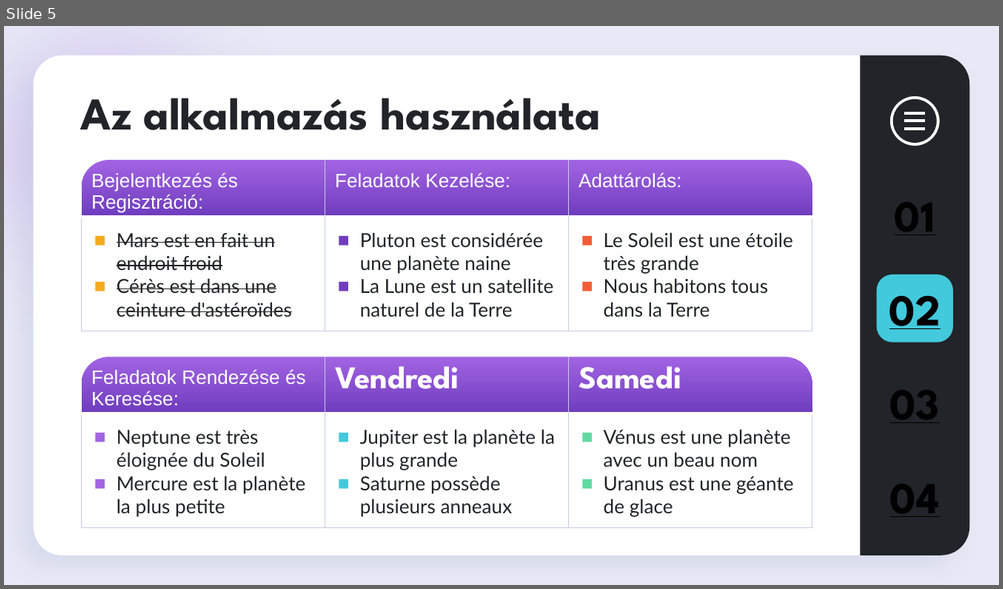
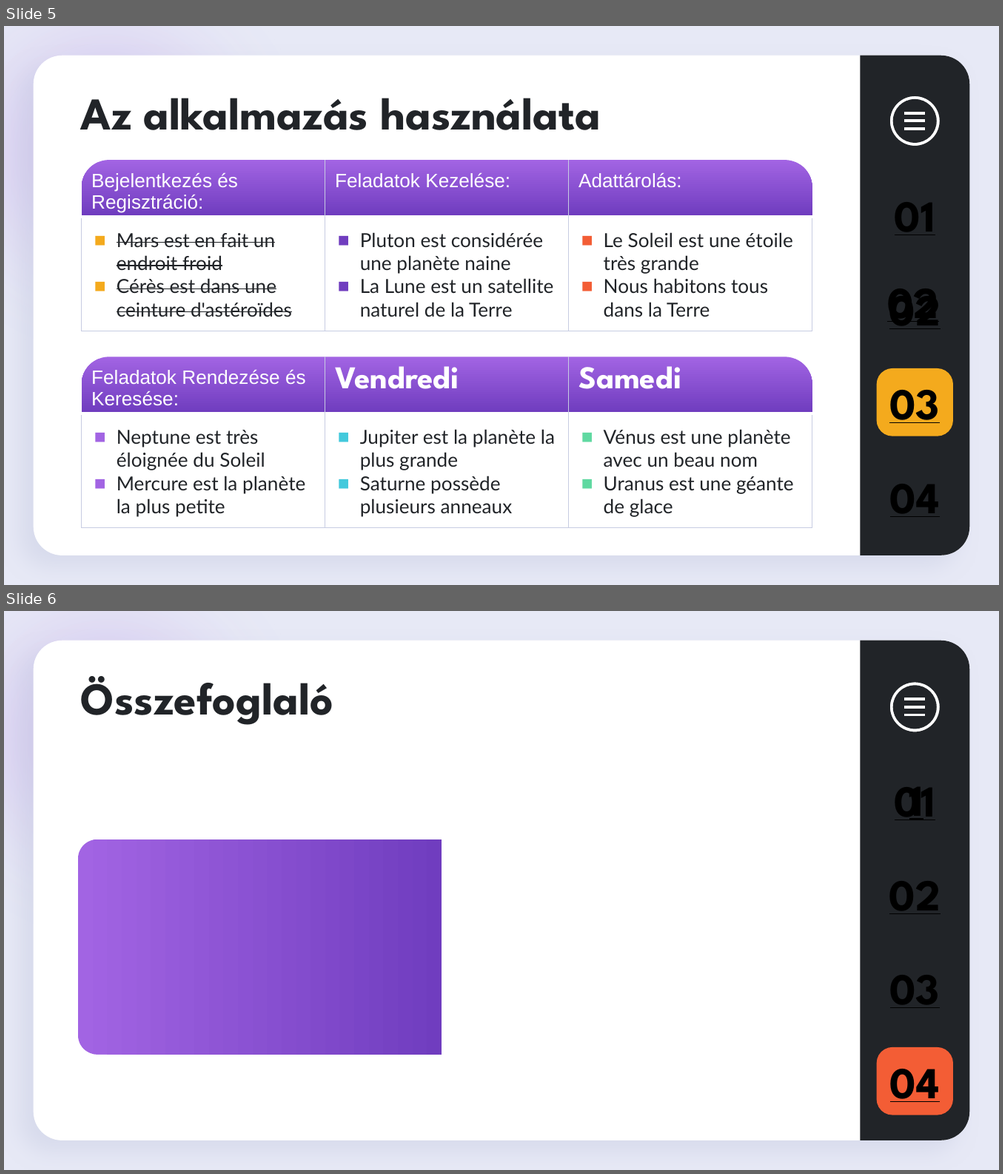
Before and after one commit to DrDevoo/ToDoApp_NextJS, a slide deck: Documents/ToDoApp Bemutató.pptx. Shown one above the other, each under a label of ours: slide 5 before the commit, slides 5 and 6 after it. The pictures are 1003x589 and 1003x1174 pixels, drawn with LibreOffice and Linux fonts; fonts in the diff are those of the drawing. Boxes give left, top, right and bottom in pixels: in the first picture for what was removed or moved away, otherwise in the second. Text is boxed around its words. In the diff, an @@ line names an element or a change of style, - is before the commit and + after.

```diff
--- a/Documents/ToDoApp Bemutató.pptx
+++ b/Documents/ToDoApp Bemutató.pptx
@@ slide 6 added at bbox=[4, 611, 999, 1170], background #E7E9F6; not listed: 3 template elements that a slide beside it also shows @@
@@ title added at bbox=[81, 676, 334, 725], 33 pt, text #212428, bold @@
+Összefoglaló
@@ freeform shape added at bbox=[889, 681, 940, 732], fill #FFFFFF, outline #212428 0.75 pt @@
@@ text added at bbox=[909, 766, 924, 832], 32 pt, text #000000, bold, underline @@
+1
@@ text added at bbox=[894, 766, 935, 832], 32 pt, text #000000, bold, underline @@
+01
@@ round same rect added at bbox=[78, 839, 441, 1054], fill gradient #A264E3 to #703DBF @@
@@ text added at bbox=[889, 860, 940, 926], 32 pt, text #000000, bold, underline @@
+02
@@ text added at bbox=[890, 954, 940, 1020], 32 pt, text #000000, bold, underline @@
+03
@@ rounded rectangle added at bbox=[876, 1048, 953, 1115], fill #F35D35 @@
@@ text added at bbox=[890, 1069, 939, 1102], 32 pt, text #000000, bold, underline @@
+04
@@ slide 5 changed as well @@
@@ text added at bbox=[874, 275, 953, 329], 32 pt, text #000000, bold, underline @@
+02
@@ rounded rectangle removed at bbox=[876, 275, 953, 342] @@
@@ rounded rectangle added at bbox=[876, 368, 953, 436], fill #F4AA1D @@
```
Also in this commit, not shown: 5 other slides changed, 31 slides removed.
